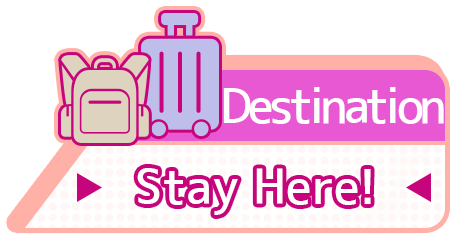
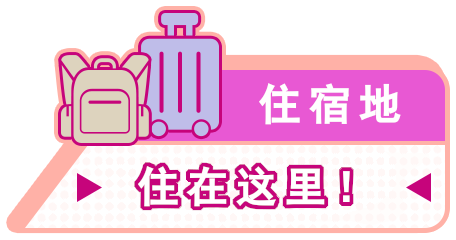
Layers edited between the first and the second 456 x 240 image:
removed layer "Stay Here!" from group "Text" over bbox(137, 168, 371, 215)
removed layer "Destination" from group "Text" over bbox(223, 87, 444, 124)
added layer "住宿地" in group "Text" over bbox(259, 83, 401, 125)
added layer "住在这里！" in group "Text" over bbox(138, 166, 350, 207)
added layer "住在这里！bg" in group "Text" over bbox(134, 162, 354, 211)
